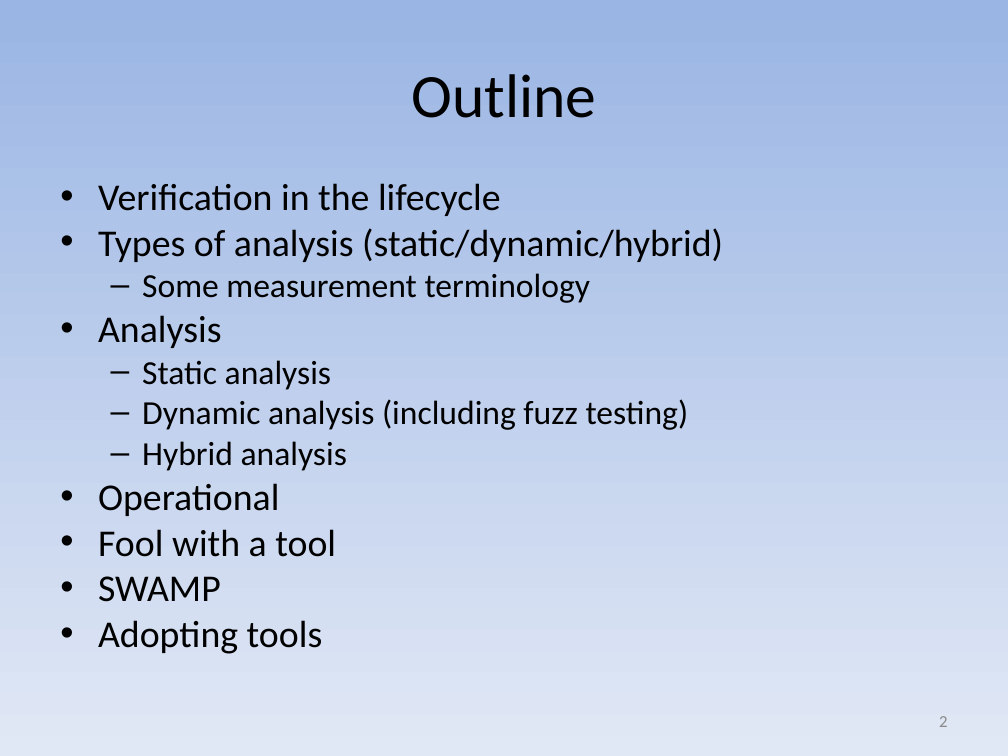
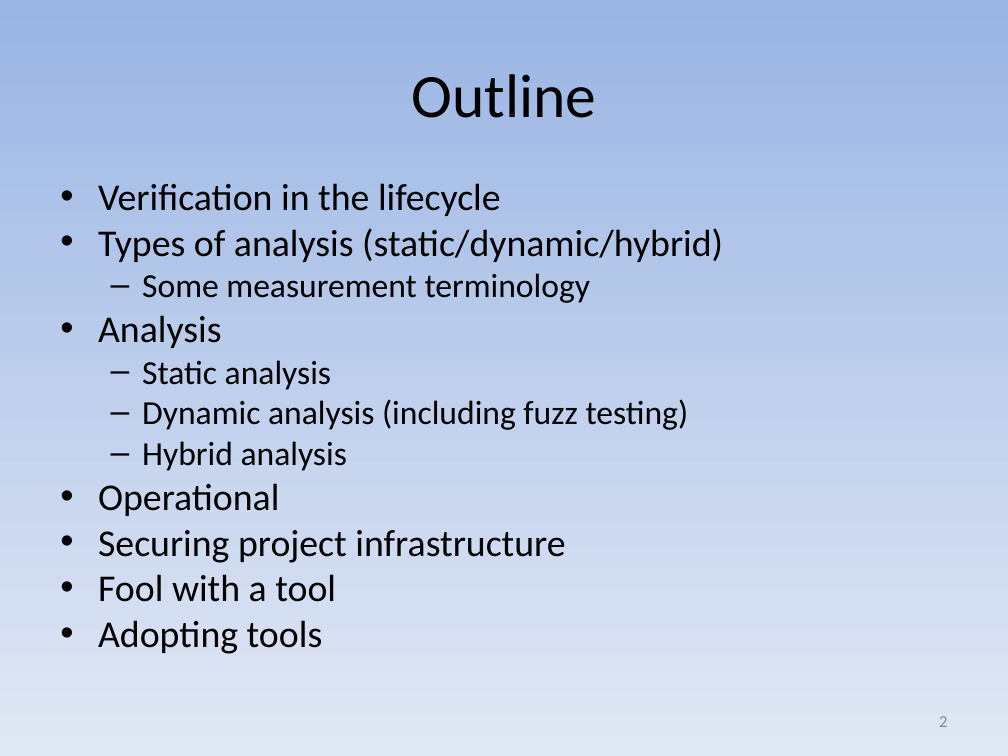
Before and after one commit to david-a-wheeler/david-a-wheeler.github.io, a slide deck: slide 2 of secure-class/presentations/Secure-Software-9-Tools.ppt. Drawn at 1008x756 pixels with LibreOffice and Linux fonts; fonts in the diff are those of the drawing. Boxes give left, top, right and bottom in pixels: in the first picture for what was removed or moved away, otherwise in the second. Text is boxed around its words. In the diff, an @@ line names an element or a change of style, - is before the commit and + after.

```diff
--- a/secure-class/presentations/Secure-Software-9-Tools.ppt
+++ b/secure-class/presentations/Secure-Software-9-Tools.ppt
@@ text at [98,530,565,563]: paragraph added @@
+• Securing project infrastructure
@@ text at [98,576,221,602]: paragraph removed @@
-• SWAMP
```
Also in this commit, not shown: 2 other slides changed, 5 slides added, 1 slide removed, 2 other files.
